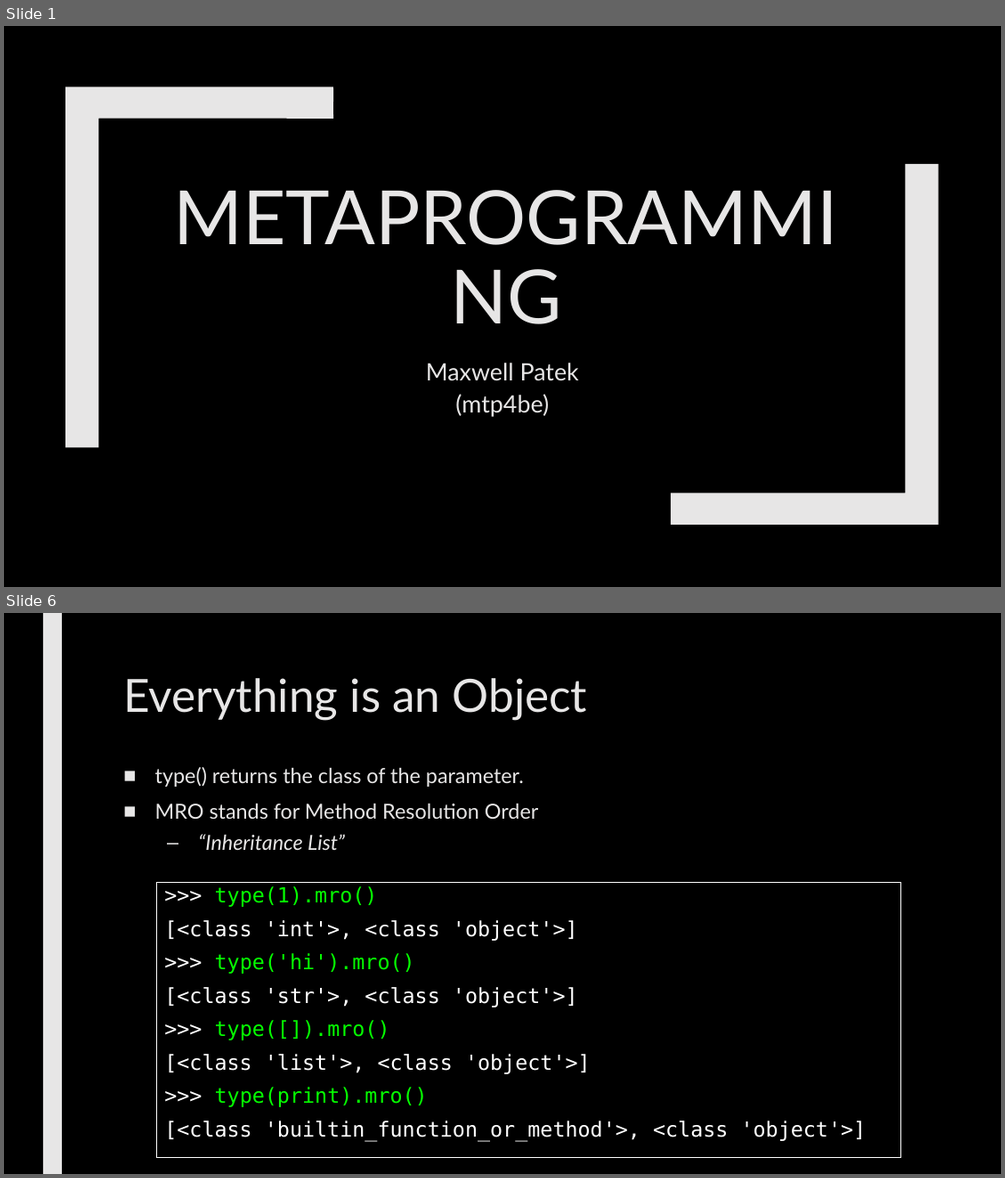
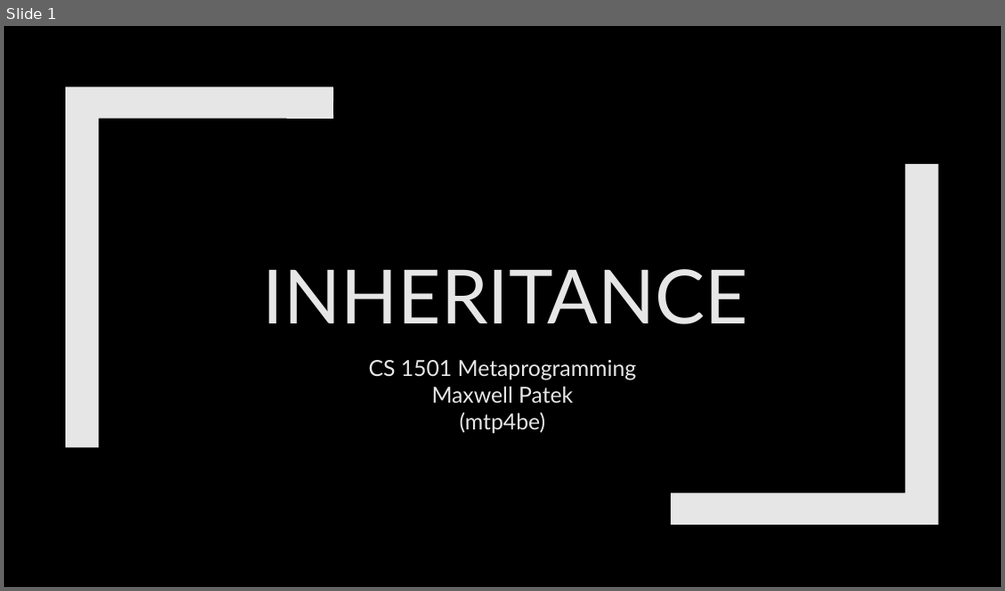
Before and after one commit to max7patek/metaprogramming, a slide deck: slides/01-PythonInheritance.pptx. Shown one above the other, each under a label of ours: slides 1 and 6 before the commit, slide 1 after it; the slides between them are not shown. The pictures are 1005x1178 and 1005x591 pixels, drawn with LibreOffice and Linux fonts; fonts in the diff are those of the drawing. Boxes give left, top, right and bottom in pixels: in the first picture for what was removed or moved away, otherwise in the second. Text is boxed around its words. In the diff, an @@ line names an element or a change of style, - is before the commit and + after.

Commit message:
started inheritance slide set

```diff
--- a/slides/01-PythonInheritance.pptx
+++ b/slides/01-PythonInheritance.pptx
@@ slide 6 removed at box(4, 613, 1001, 1174), background #000000 @@
@@ rectangle removed at box(43, 613, 62, 1174) @@
@@ title removed at box(123, 678, 588, 720) @@
-Everything is an Object
@@ text removed at box(155, 767, 538, 850) @@
-■ type() returns the class of the parameter.
-■ MRO stands for Method Resolution Order
-  – “Inheritance List”
@@ rectangle removed at box(157, 882, 901, 1158) @@
->>> type(1).mro()
-[<class 'int'>, <class 'object'>]
->>> type('hi').mro()
-[<class 'str'>, <class 'object'>]
->>> type([]).mro()
-[<class 'list'>, <class 'object'>]
->>> type(print).mro()
-[<class 'builtin_function_or_method'>, <class 'object'>]
@@ slide 1 changed as well @@
@@ title at box(263, 269, 748, 324): text changed @@
-METAPROGRAMMING
+INHERITANCE
@@ subtitle at box(369, 360, 637, 380): paragraph added @@
+CS 1501 Metaprogramming
@@ subtitle at box(432, 386, 573, 434): size 23 to 21.3 pt in "Maxwell Patek", "(mtp4be)"; line spacing 1.12 to 1.02 @@
```
Also in this commit, not shown: 10 slides added, 15 other slides removed.
